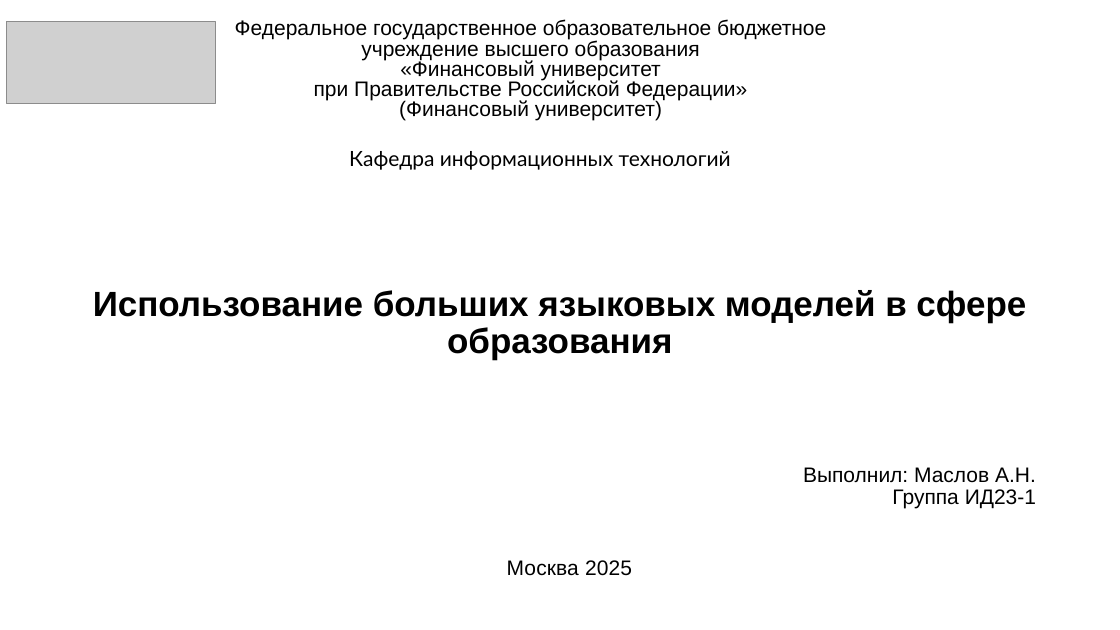
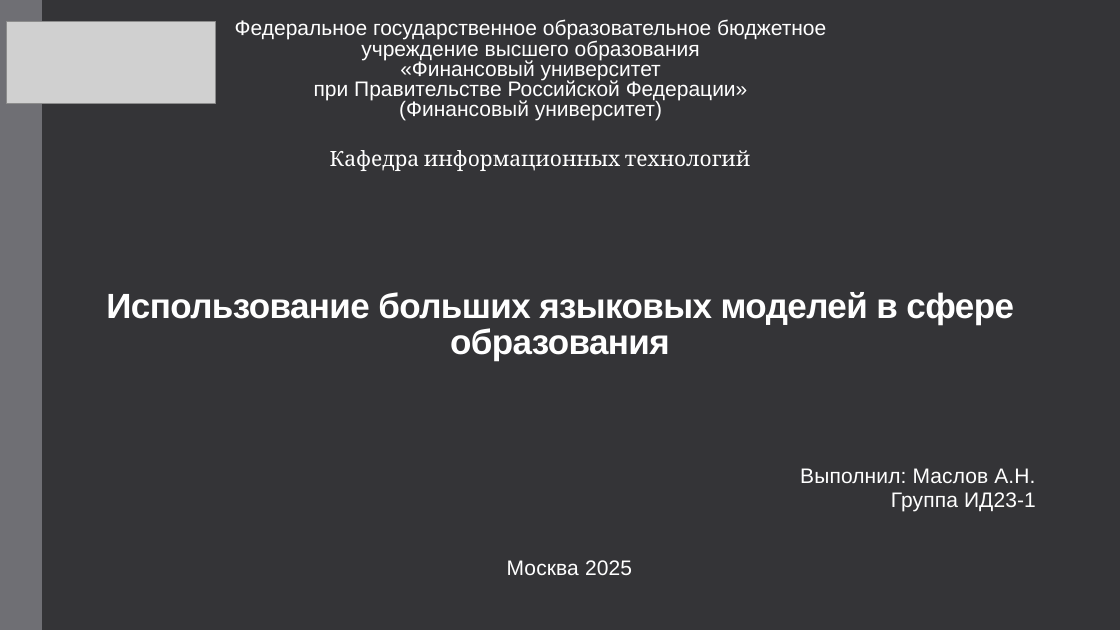
Before and after one commit to AknasMacefg/ITiABD, a slide deck: slide 1 of Курс 3/УНС/ИД23-1_Маслов_АН_УНС.pptx. Drawn at 1120x630 pixels with LibreOffice and Linux fonts; fonts in the diff are those of the drawing; grey boxes stand for pictures. Boxes give left, top, right and bottom in pixels: in the first picture for what was removed or moved away, otherwise in the second. Text is boxed around its words. In the diff, an @@ line names an element or a change of style, - is before the commit and + after.

Commit message:
3423

```diff
--- a/Курс 3/УНС/ИД23-1_Маслов_АН_УНС.pptx
+++ b/Курс 3/УНС/ИД23-1_Маслов_АН_УНС.pptx
@@ background #FFFFFF to #353537 @@
@@ text "Федеральное государственное образовательное бюджетное" at <box>235,19,826,121</box>: text colour #000000 to #FFFFFF @@
@@ rectangle added at <box>0,0,42,630</box>, fill #6F6F74 @@
@@ text "Кафедра информационных технологий" at <box>330,150,750,171</box>: font Lato to Cambria, text colour #000000 to #FFFFFF @@
@@ title "Использование больших языковых моделей в ..." at <box>106,292,1014,361</box>: text colour #000000 to #FFFFFF, letter spacing 0 to -0.5 pt; line spacing 0.9 to 0.85 @@
@@ subtitle "Выполнил: Маслов А.Н. Группа ИД23-1" at <box>800,468,1036,511</box>: text colour #000000 to #FFFFFF, letter spacing 0 to 0.1 pt; line spacing 0.9 to 0.95; more space between paragraphs @@
@@ text "Москва 2025" at <box>507,560,632,575</box>: text colour #000000 to #FFFFFF @@
```
Also in this commit, not shown: 7 slides added, 1 slide removed.
